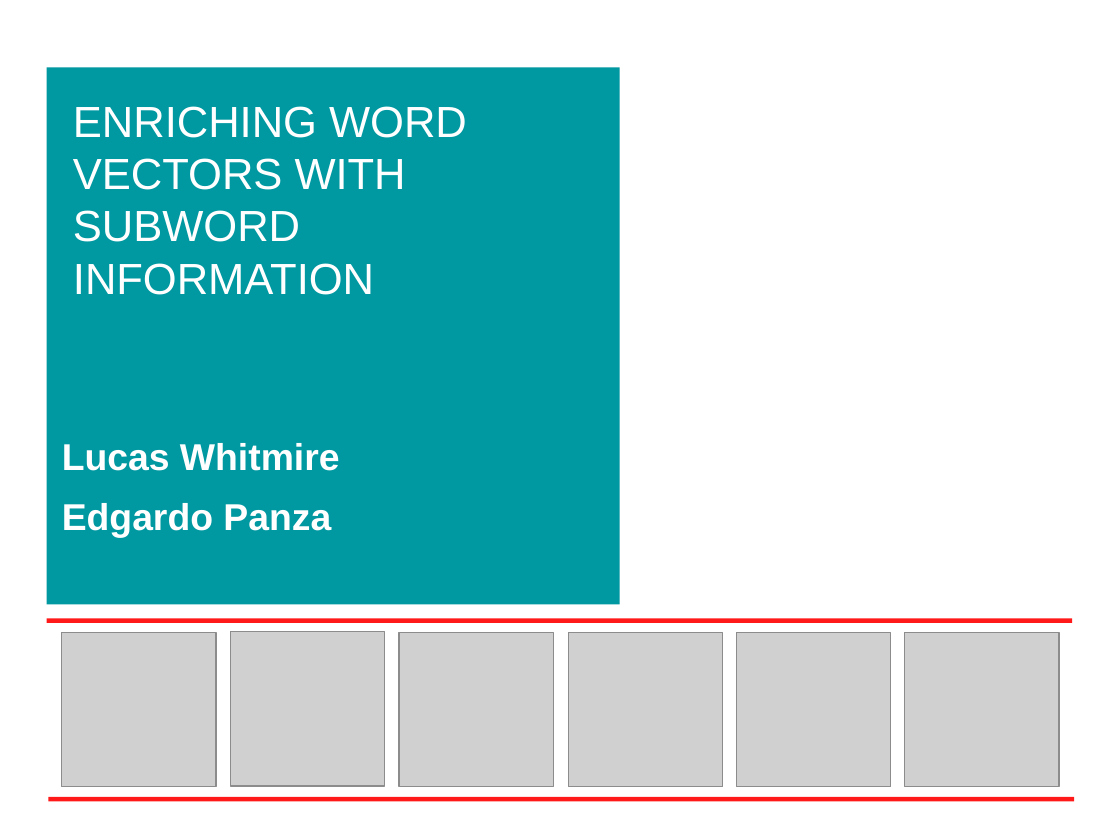
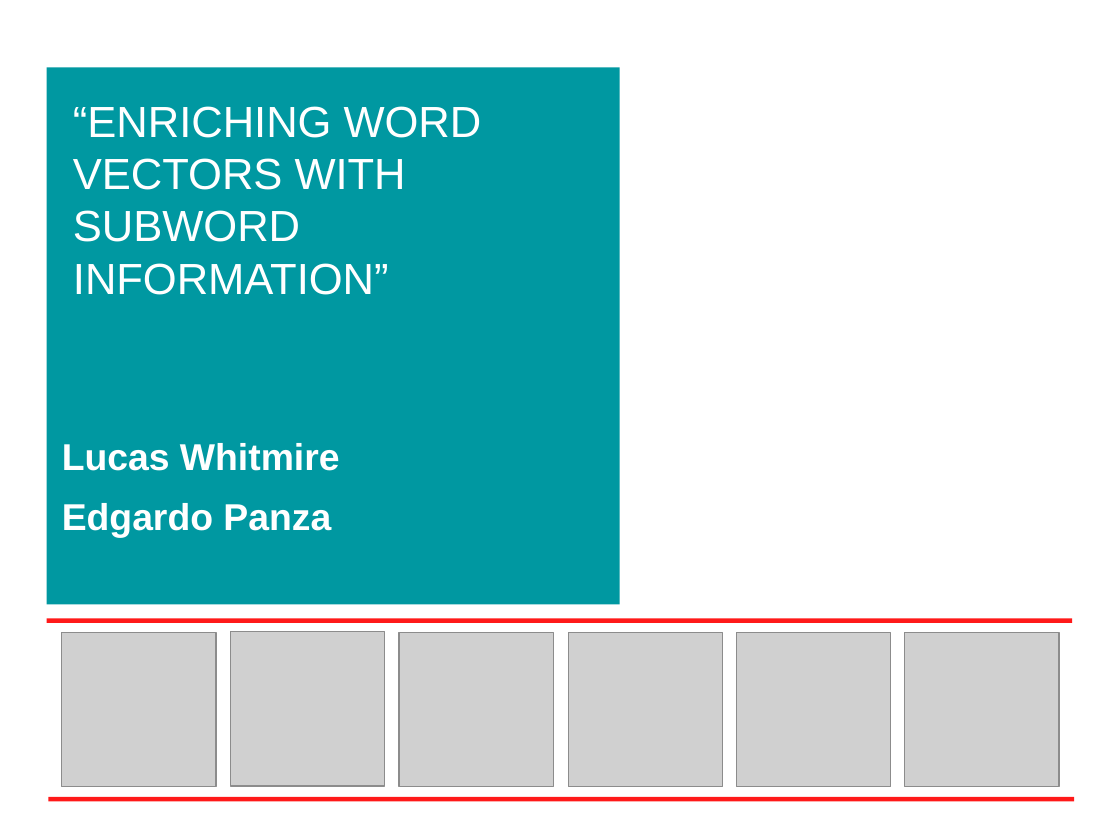
Before and after one commit to edpape007/NLP, a slide deck: slide 1 of Presentation_Subword.pptx. Drawn at 1120x840 pixels with LibreOffice and Linux fonts; fonts in the diff are those of the drawing; grey boxes stand for pictures; background and template pictures are left out. Boxes give left, top, right and bottom in pixels: in the first picture for what was removed or moved away, otherwise in the second. Text is boxed around its words. In the diff, an @@ line names an element or a change of style, - is before the commit and + after.

Commit message:
Updated background and subword slides

```diff
--- a/Presentation_Subword.pptx
+++ b/Presentation_Subword.pptx
@@ title at bbox=[73, 106, 482, 295]: text changed @@
-ENRICHING WORD VECTORS WITH SUBWORD INFORMATION
+“ENRICHING WORD VECTORS WITH SUBWORD INFORMATION”
```
Also in this commit, not shown: 4 other slides changed, 4 slides added, 4 slides removed.
